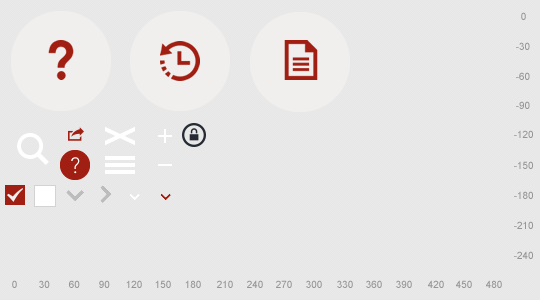
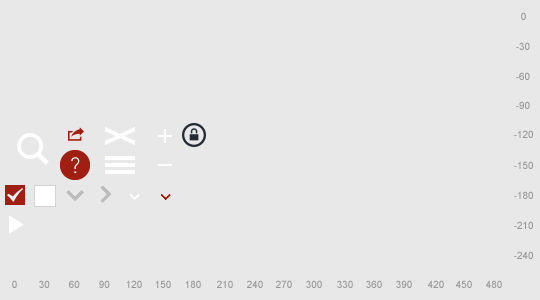
The second 540px x 300px image is a revision of the first. Changes to its layers:
removed layer "icon-question" over box(11, 11, 111, 111)
removed layer "icon-history" over box(130, 11, 230, 111)
removed layer "icon-file" over box(250, 12, 350, 112)
added layer "Layer 1" above "icon-link" over box(9, 215, 24, 234)
